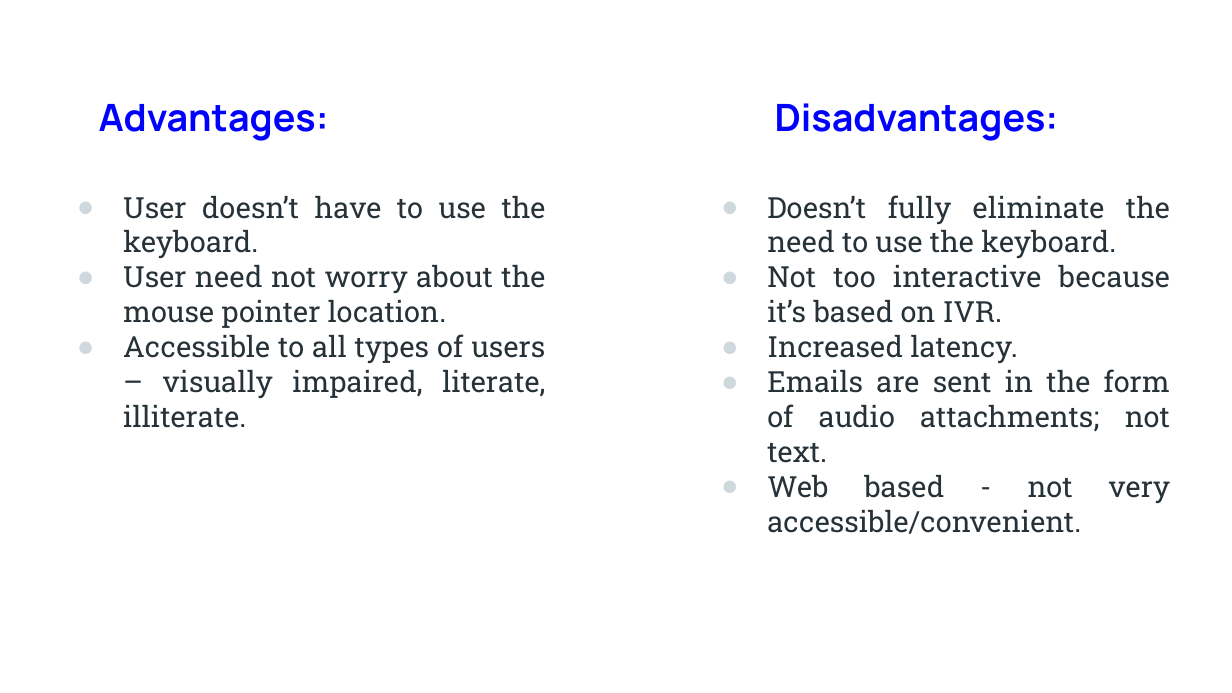
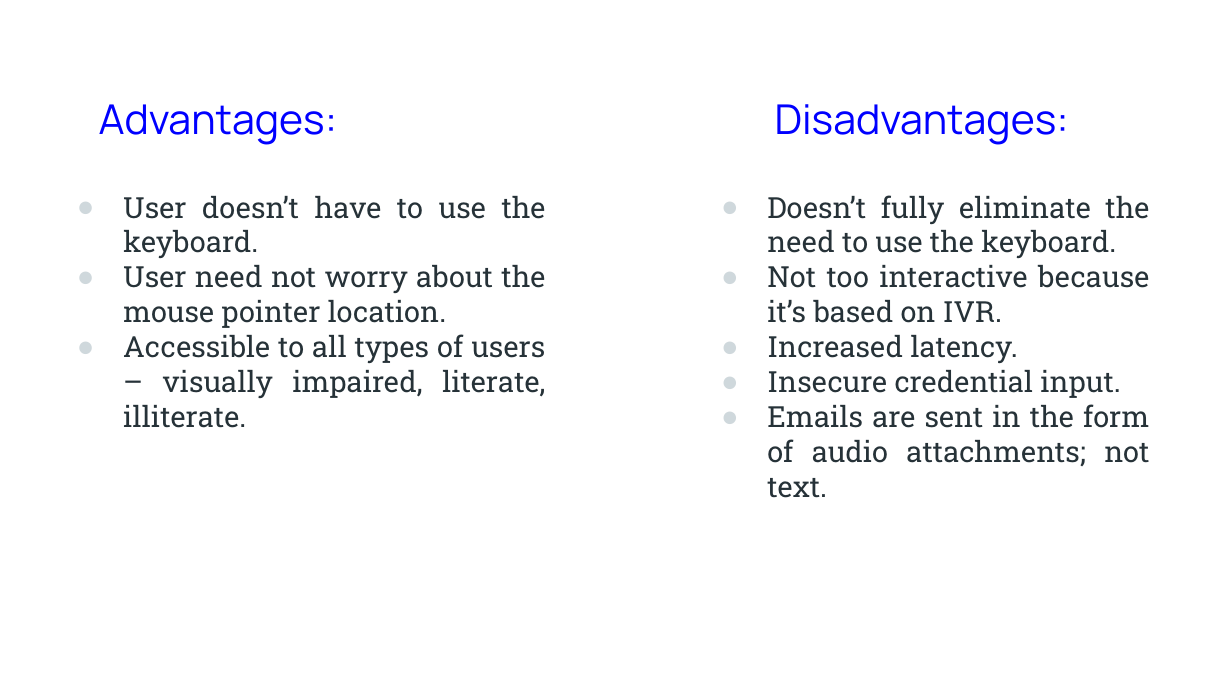
Before and after one commit to kazimsayed954/S5, a slide deck: slide 25 of Design Project/Voice Based Email System for the Visually Impaired 1.pptx (slide 24 before the commit). Drawn at 1232x693 pixels with LibreOffice and Linux fonts; fonts in the diff are those of the drawing; background and template pictures are left out. Boxes give left, top, right and bottom in pixels: in the first picture for what was removed or moved away, otherwise in the second. Text is boxed around its words. In the diff, an @@ line names an element or a change of style, - is before the commit and + after.

Commit message:
added new gtc text; mm ppt; dp ppt

```diff
--- a/Design Project/Voice Based Email System for the Visually Impaired 1.pptx
+++ b/Design Project/Voice Based Email System for the Visually Impaired 1.pptx
@@ text "Advantages:" at [99,104,337,145]: size 22 to 24 pt, bold off @@
@@ text "Disadvantages:" at [775,104,1069,145]: size 22 to 24 pt, bold off @@
@@ text at [767,370,1120,398]: paragraph added @@
+● Insecure credential input.
@@ text at [767,475,1170,534]: paragraph removed @@
-● Web based - not very accessible/convenient.
```
Also in this commit, not shown: 3 other slides changed, 3 slides added, 11 other files.
